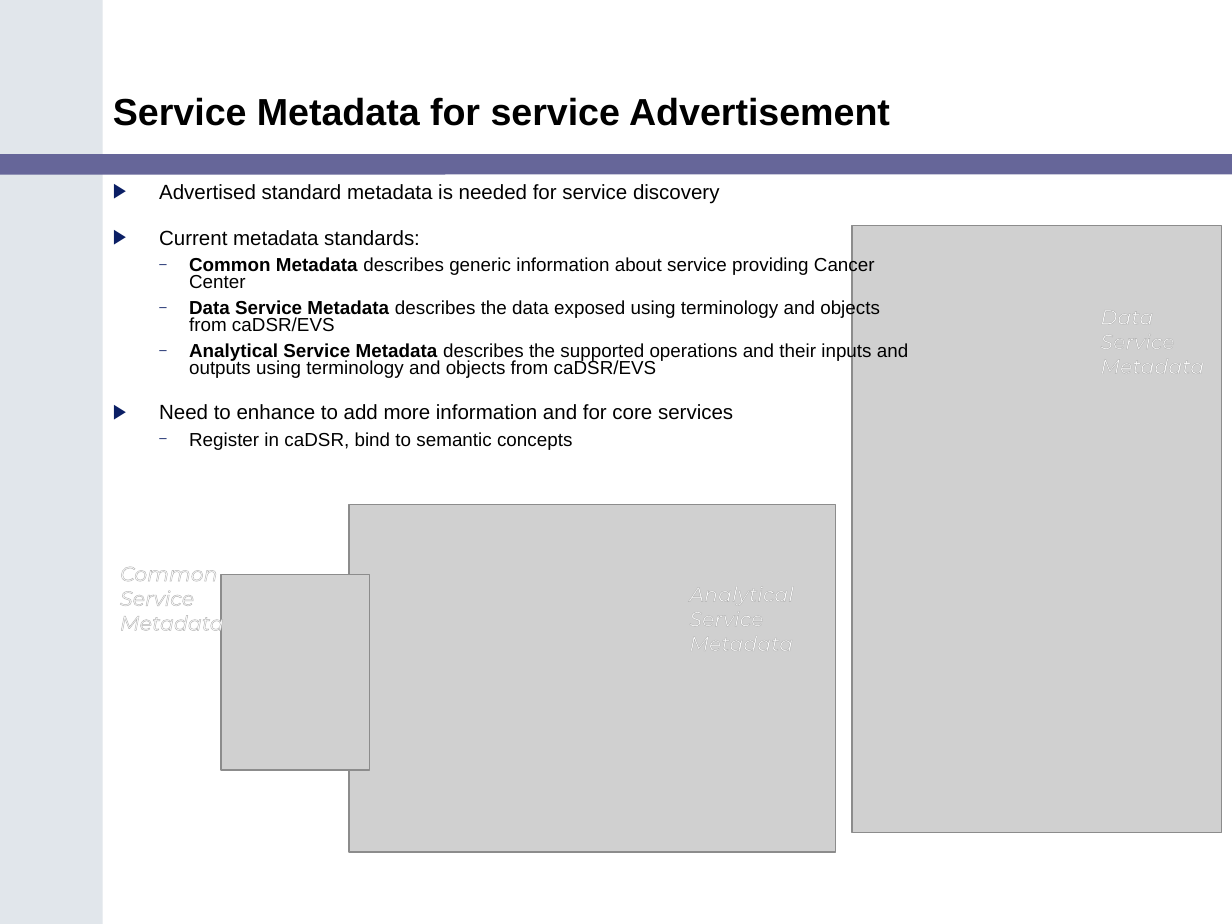
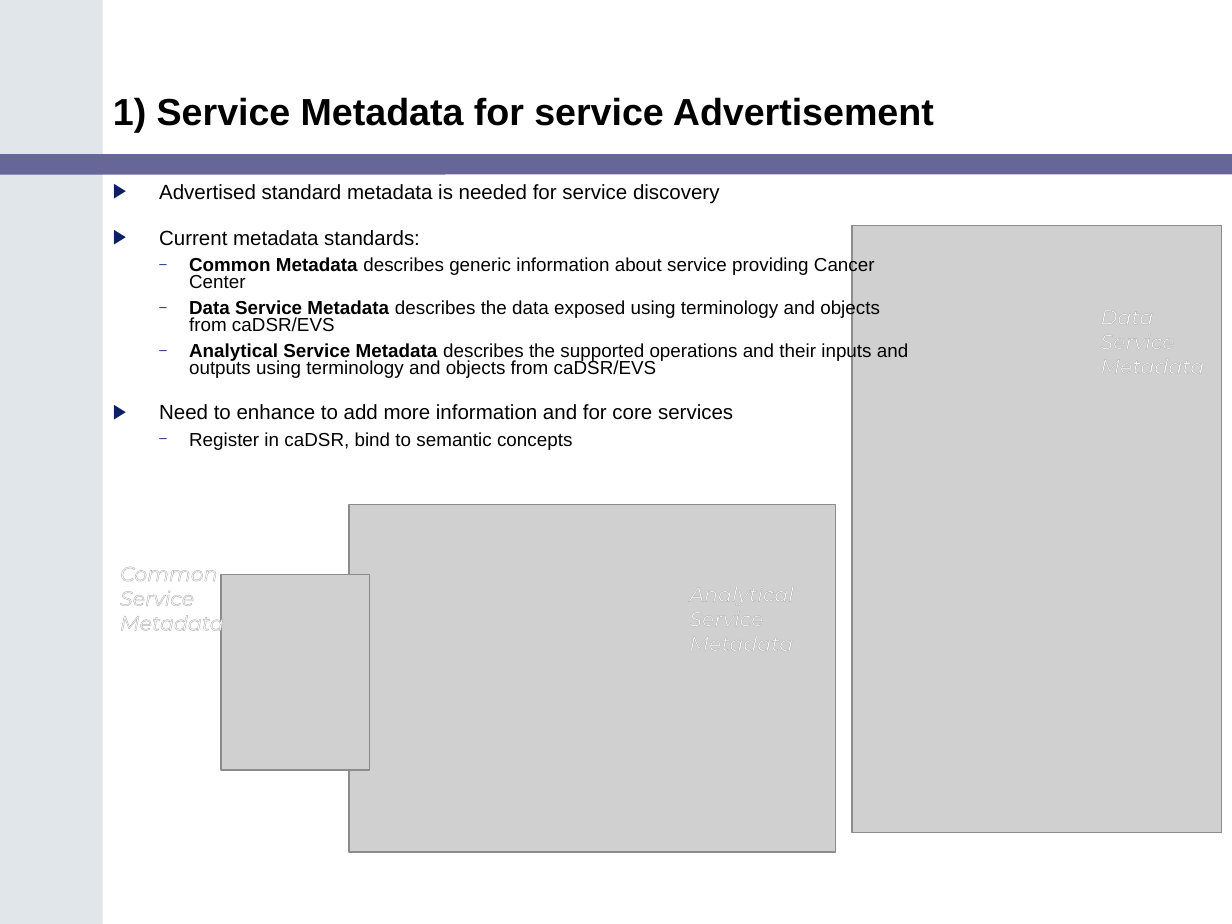
Before and after one commit to NCIP/cagrid-portal, a slide deck: slide 4 of cagrid-1-0/Documentation/presentations/200602_VCDE_ARCH/Gold_Review_Arch_VCDE_Feb1.ppt. Drawn at 1232x924 pixels with LibreOffice and Linux fonts; fonts in the diff are those of the drawing; grey boxes stand for pictures; background and template pictures are left out. Boxes give left, top, right and bottom in pixels: in the first picture for what was removed or moved away, otherwise in the second. Text is boxed around its words. In the diff, an @@ line names an element or a change of style, - is before the commit and + after.

```diff
--- a/cagrid-1-0/Documentation/presentations/200602_VCDE_ARCH/Gold_Review_Arch_VCDE_Feb1.ppt
+++ b/cagrid-1-0/Documentation/presentations/200602_VCDE_ARCH/Gold_Review_Arch_VCDE_Feb1.ppt
@@ title at [113,97,934,132]: text changed @@
-Service Metadata for service Advertisement
+1) Service Metadata for service Advertisement
```
Also in this commit, not shown: 9 other slides changed, 2 slides added, 1 slide removed.
